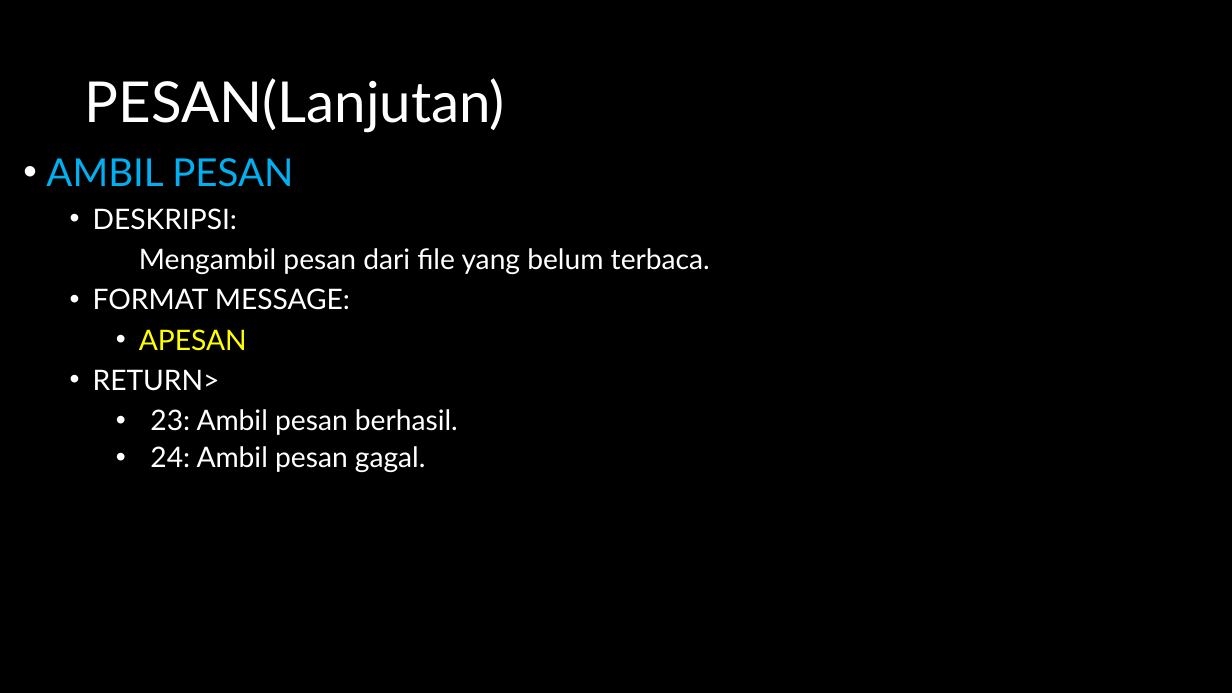
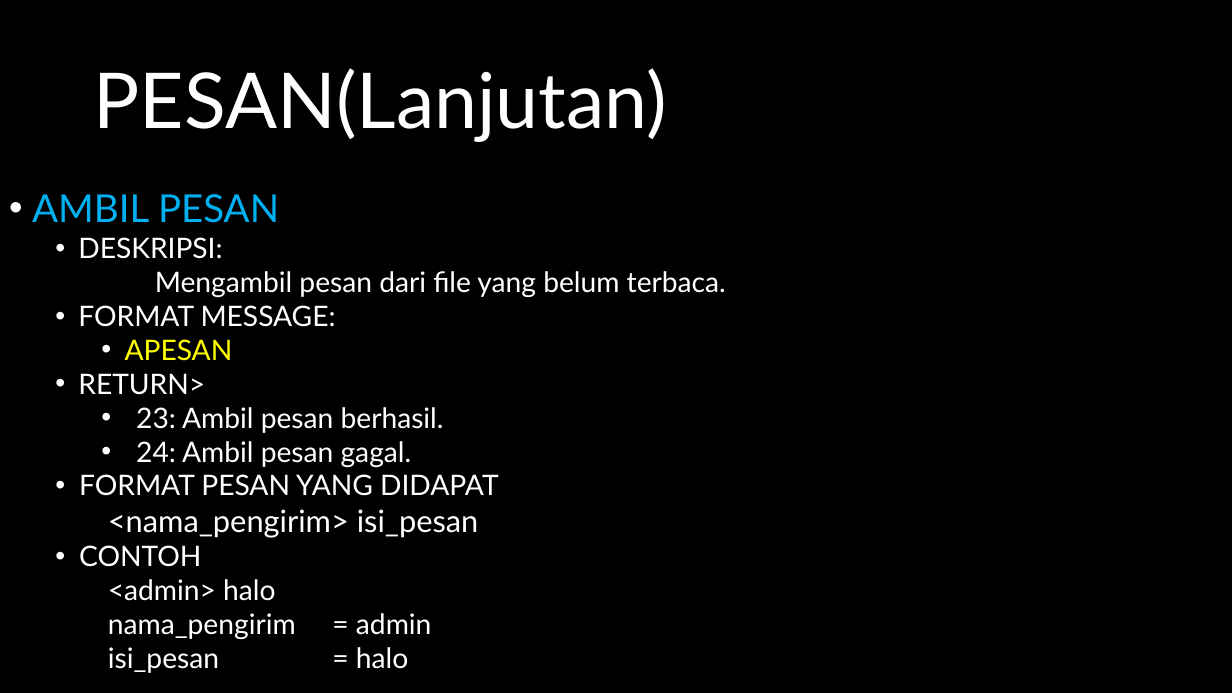
Before and after one commit to jeffrynasri/Kuliah-Progjar-E, a slide deck: slide 8 of TUGAS2_CHATSERVER/DRAFT-CHAT-SERVER.pptx. Drawn at 1232x693 pixels with LibreOffice and Linux fonts; fonts in the diff are those of the drawing. Boxes give left, top, right and bottom in pixels: in the first picture for what was removed or moved away, otherwise in the second. Text is boxed around its words. In the diff, an @@ line names an element or a change of style, - is before the commit and + after.

Commit message:
edit ppt

```diff
--- a/TUGAS2_CHATSERVER/DRAFT-CHAT-SERVER.pptx
+++ b/TUGAS2_CHATSERVER/DRAFT-CHAT-SERVER.pptx
@@ text "PESAN(Lanjutan)" at bbox=[94, 68, 667, 142]: size 44 to 60 pt @@
@@ subtitle removed at bbox=[46, 158, 710, 472] @@
-• AMBIL PESAN
-  • DESKRIPSI:
-  Mengambil pesan dari file yang belum terbaca.
-  • FORMAT MESSAGE:
-    • APESAN
-  • RETURN>
-    • 23: Ambil pesan berhasil.
-    • 24: Ambil pesan gagal.
@@ text added at bbox=[32, 194, 726, 673], 22 pt, text #FFFFFF @@
+• AMBIL PESAN
+  • DESKRIPSI:
+  Mengambil pesan dari file yang belum terbaca.
+  • FORMAT MESSAGE:
+    • APESAN
+  • RETURN>
+    • 23: Ambil pesan berhasil.
+    • 24: Ambil pesan gagal.
+    • FORMAT PESAN YANG DIDAPAT
+    <nama_pengirim> isi_pesan
+    • CONTOH
+    <admin> halo
+    nama_pengirim = admin
+    isi_pesan = halo
```
Also in this commit, not shown: 1 slide removed.
